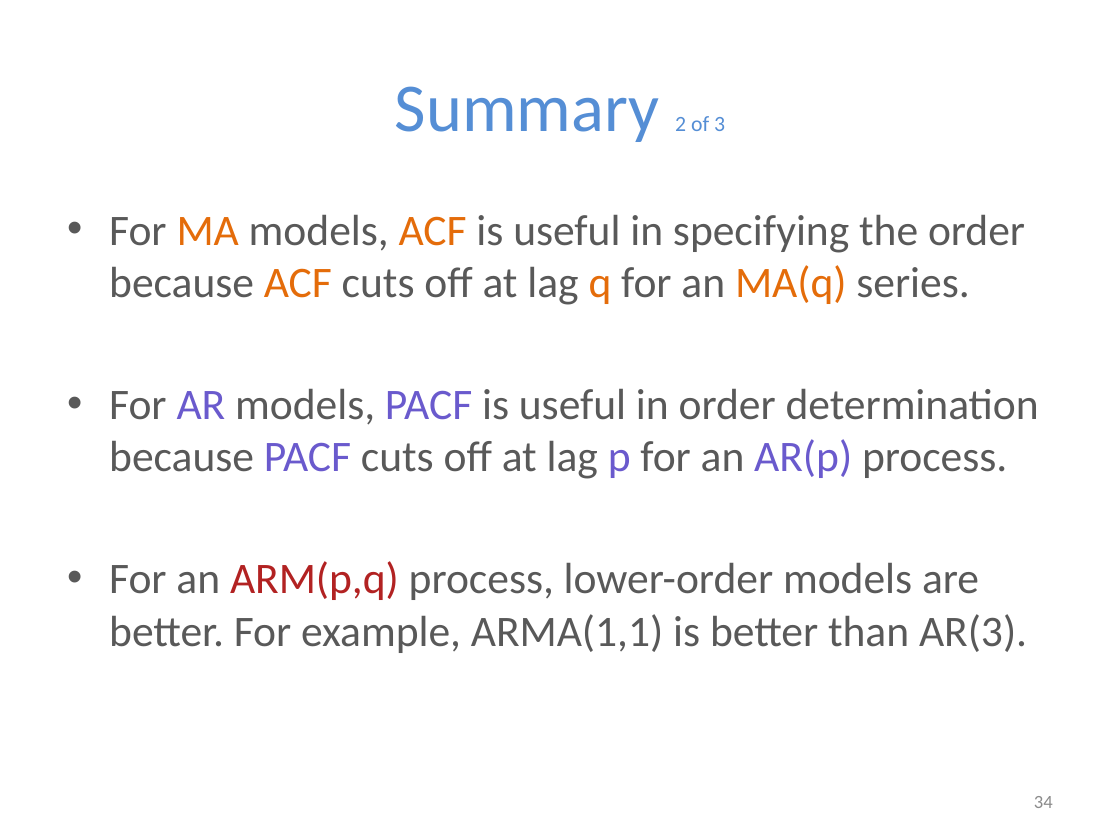
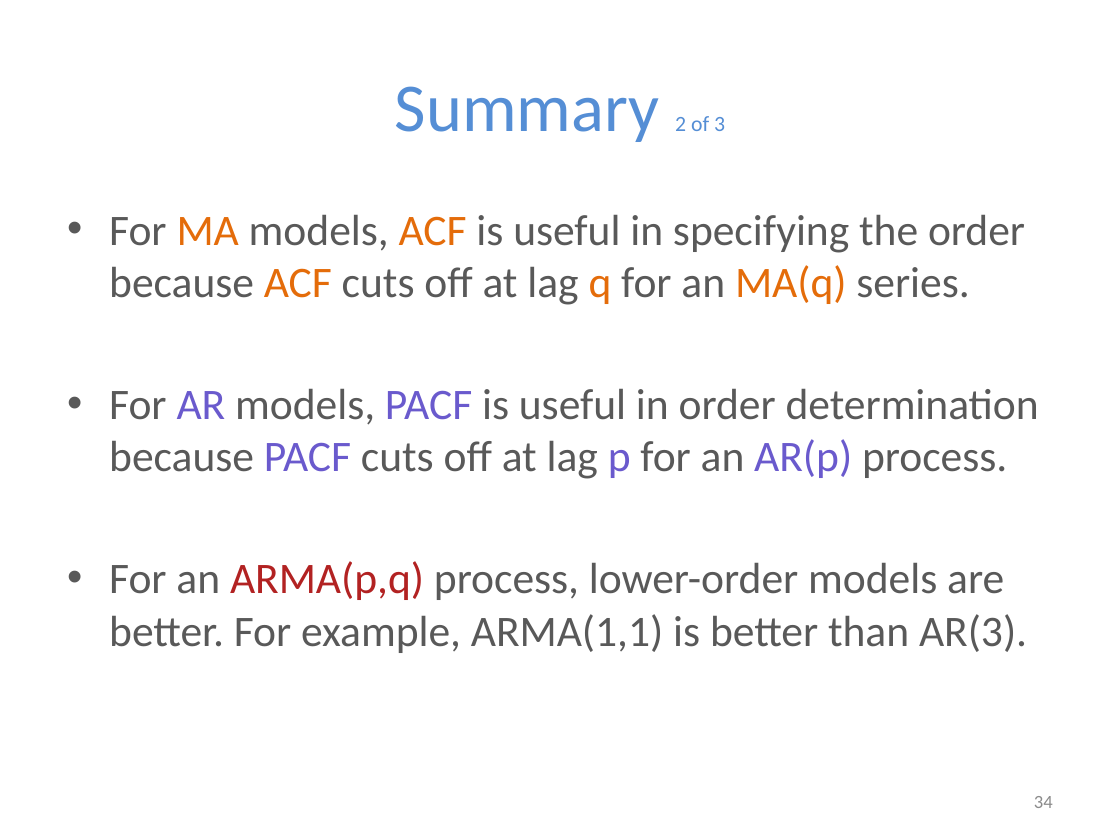
Before and after one commit to XiangYang95/Econ-144, a slide deck: slide 34 of Week 5/Econ144_Lec9.pptx. Drawn at 1120x840 pixels with LibreOffice and Linux fonts; fonts in the diff are those of the drawing. Boxes give left, top, right and bottom in pixels: in the first picture for what was removed or moved away, otherwise in the second. Text is boxed around its words. In the diff, an @@ line names an element or a change of style, - is before the commit and + after.

```diff
--- a/Week 5/Econ144_Lec9.pptx
+++ b/Week 5/Econ144_Lec9.pptx
@@ text at (109,561,1027,653): text changed @@
-• For an ARM(p,q) process, lower-order models are better. For example, ARMA(1,1) is better than AR(3).
+• For an ARMA(p,q) process, lower-order models are better. For example, ARMA(1,1) is better than AR(3).
```
Also in this commit, not shown: 2 other slides changed, 22 other files.
